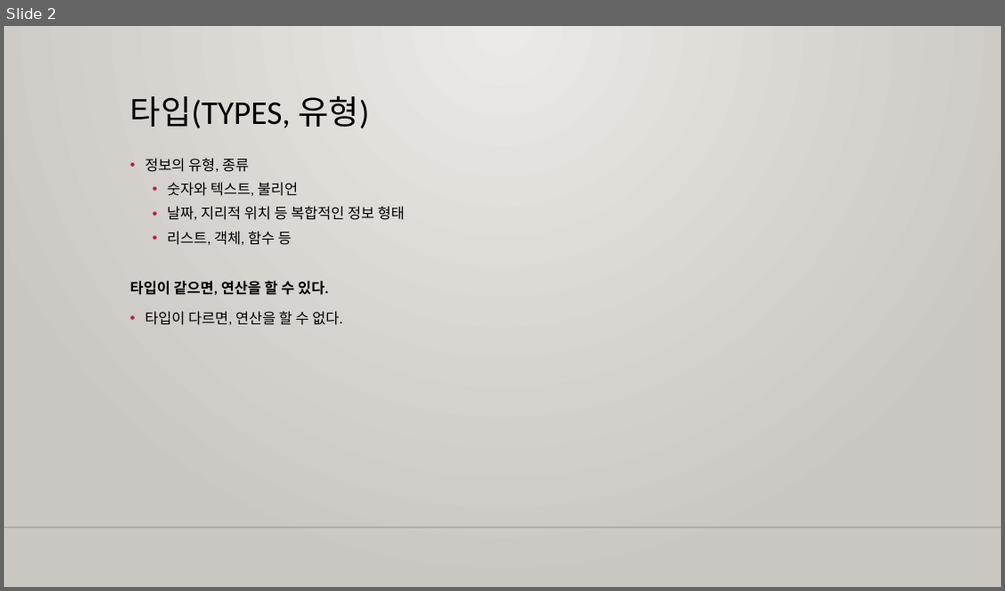
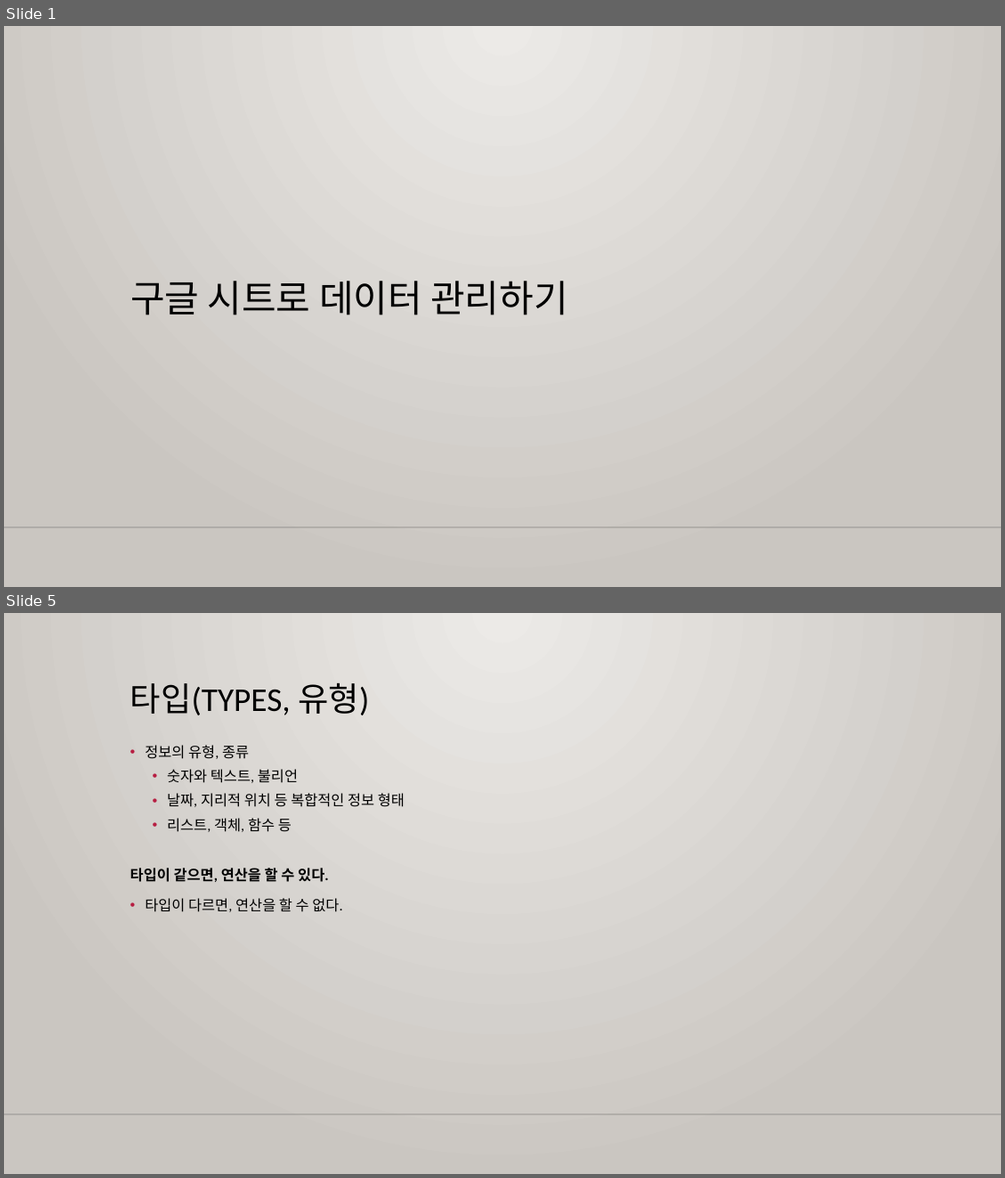
Before and after one commit to m00nlygreat/obsidian-vault, a slide deck: 노코드 엔지니어링/구글 시트로 데이터 관리하기.pptx. Shown one above the other, each under a label of ours: slide 2 before the commit, slides 1 and 5 after it; the slides between them are not shown. The pictures are 1005x591 and 1005x1178 pixels, drawn with LibreOffice and Linux fonts; fonts in the diff are those of the drawing; background and template pictures are left out. Boxes give left, top, right and bottom in pixels: in the first picture for what was removed or moved away, otherwise in the second. Text is boxed around its words. In the diff, an @@ line names an element or a change of style, - is before the commit and + after.

Commit message:
백업 완료: 2023-11-25 23:36:40
Affected files:
.obsidian/workspace.json
노코드 엔지니어링/구글 시트로 데이터 관리하기.md
노코드 엔지니어링/구글 시트로 데이터 관리하기.pptx

```diff
--- a/노코드 엔지니어링/구글 시트로 데이터 관리하기.pptx
+++ b/노코드 엔지니어링/구글 시트로 데이터 관리하기.pptx
@@ slide 1 added at [4,26,1001,587], background gradient #ECEAE7 to #CAC7C1; not listed: 1 template element that a slide beside it also shows @@
@@ title added at [130,281,568,315], 36 pt, text #000000 @@
+구글 시트로 데이터 관리하기
@@ what was slide 2 is now slide 5 @@
```
Also in this commit, not shown: 3 slides changed, 15 other slides added, 2 other files.
